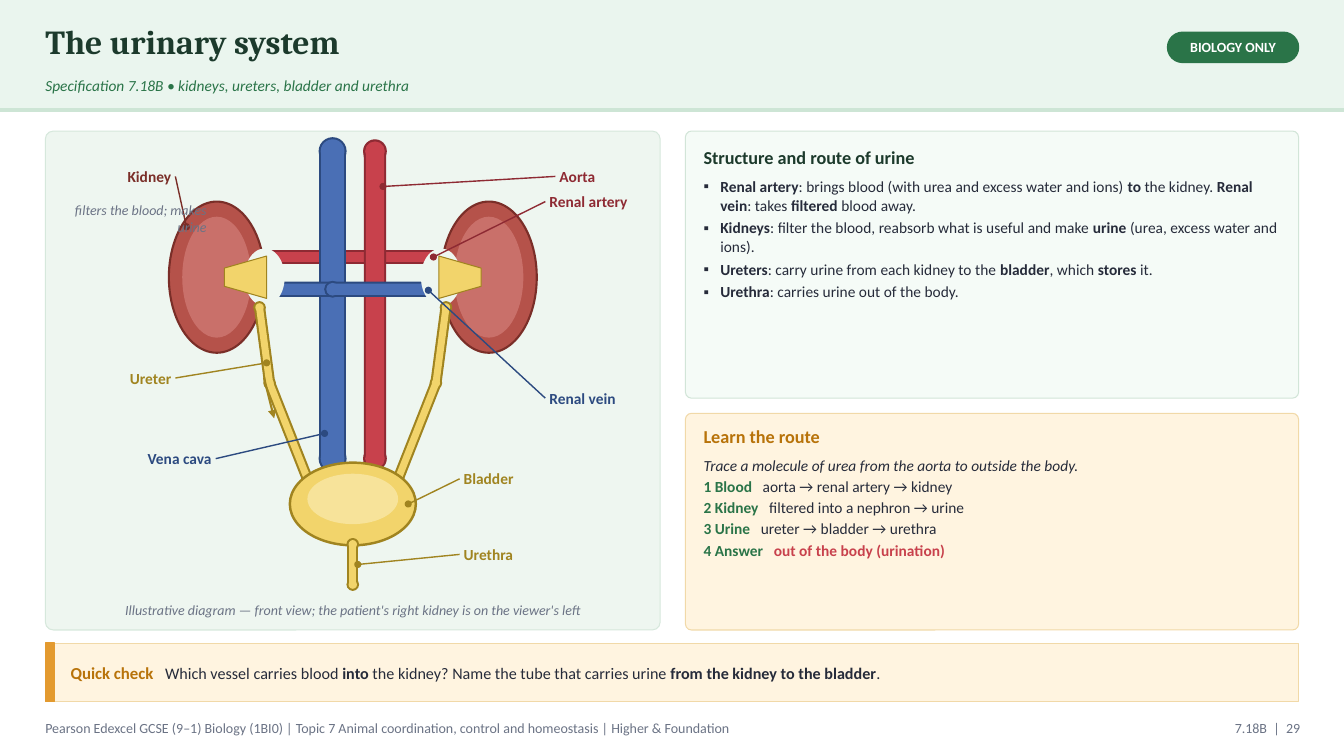
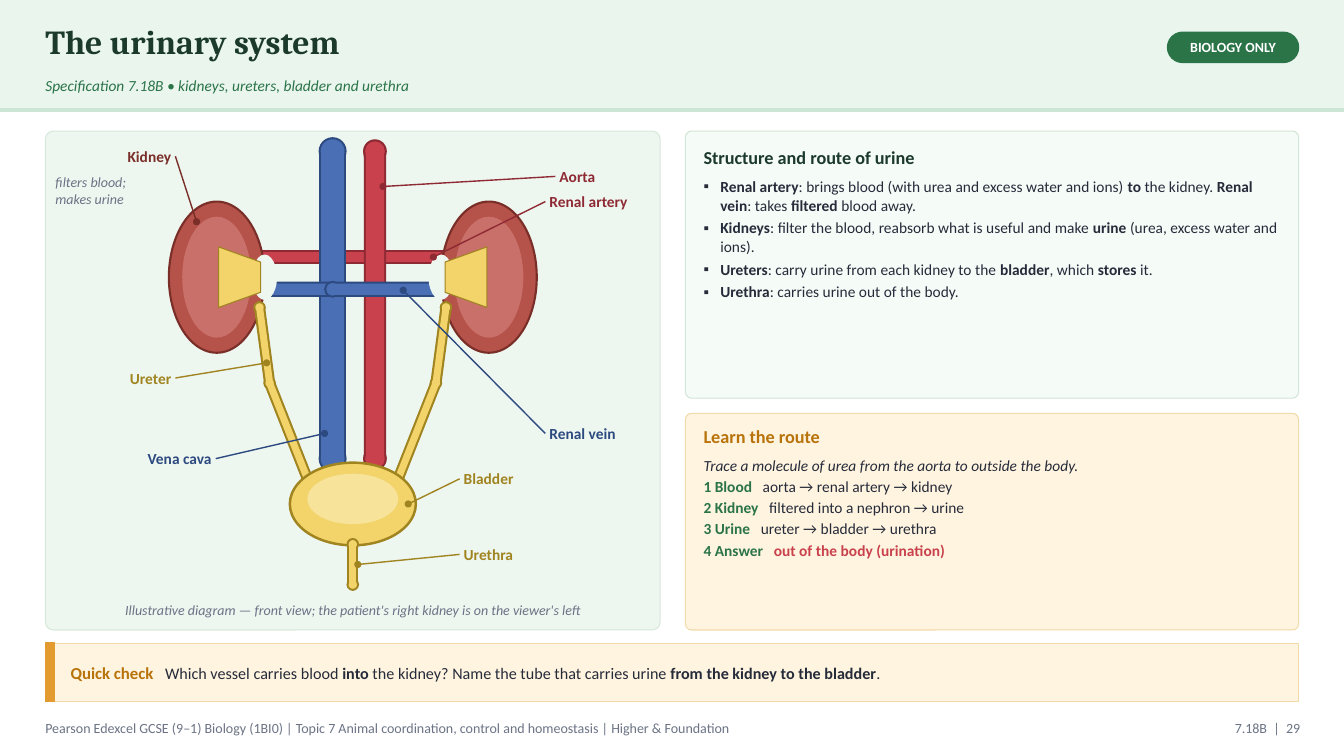
Before and after one commit to pstephenphilip-ship-it/Piri-MBBS, a slide deck: slide 29 of gcse-slides/edexcel-biology/EDX_1BI0_T7_CoordinationHomeostasis.pptx. Drawn at 1344x756 pixels with LibreOffice and Linux fonts; fonts in the diff are those of the drawing. Boxes give left, top, right and bottom in pixels: in the first picture for what was removed or moved away, otherwise in the second. Text is boxed around its words. In the diff, an @@ line names an element or a change of style, - is before the commit and + after.

```diff
--- a/gcse-slides/edexcel-biology/EDX_1BI0_T7_CoordinationHomeostasis.pptx
+++ b/gcse-slides/edexcel-biology/EDX_1BI0_T7_CoordinationHomeostasis.pptx
@@ text "Kidney": place and size @@
-text "Kidney" at [128,171,172,185]
+text "Kidney" at [128,151,172,165]
@@ text at [55,177,127,204]: text changed @@
-filters the blood; makes urine
+filters blood; makes urine
@@ line moved from (175, 176) - (187, 227) to (175, 156) - (197, 222) @@
@@ ellipse: place and size @@
-ellipse at [184,224,190,230]
+ellipse at [194,219,200,225]
@@ freeform shape: place and size @@
-freeform shape at [225,256,267,298]
+freeform shape at [219,247,261,308]
@@ ellipse: place and size @@
-ellipse at [245,248,285,306]
+ellipse at [252,254,277,299]
@@ ellipse: place and size @@
-ellipse at [421,248,462,306]
+ellipse at [429,254,454,299]
@@ freeform shape: place and size @@
-freeform shape at [440,256,482,298]
+freeform shape at [446,247,488,308]
@@ ellipse: place and size @@
-ellipse at [425,287,432,293]
+ellipse at [400,287,406,293]
@@ line moved from (545, 398) - (429, 290) to (545, 434) - (403, 290) @@
@@ arrow removed from (264, 378) to (274, 418) @@
@@ text "Renal vein": place and size @@
-text "Renal vein" at [549,393,616,404]
+text "Renal vein" at [549,428,616,439]
```
Also in this commit, not shown: 18 other slides changed, 1 other file.
